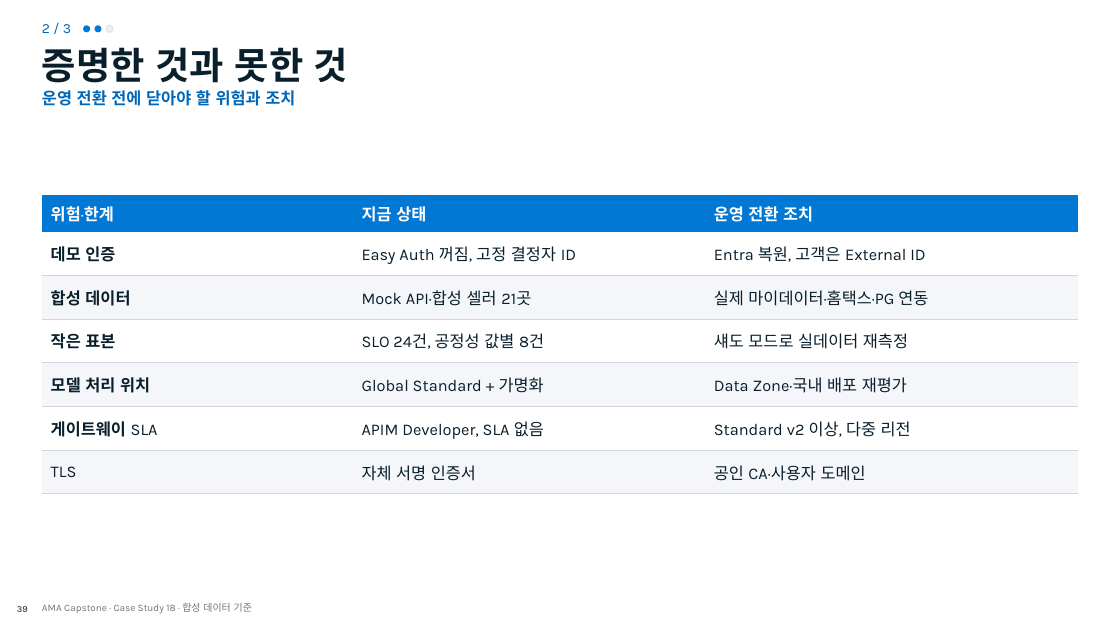
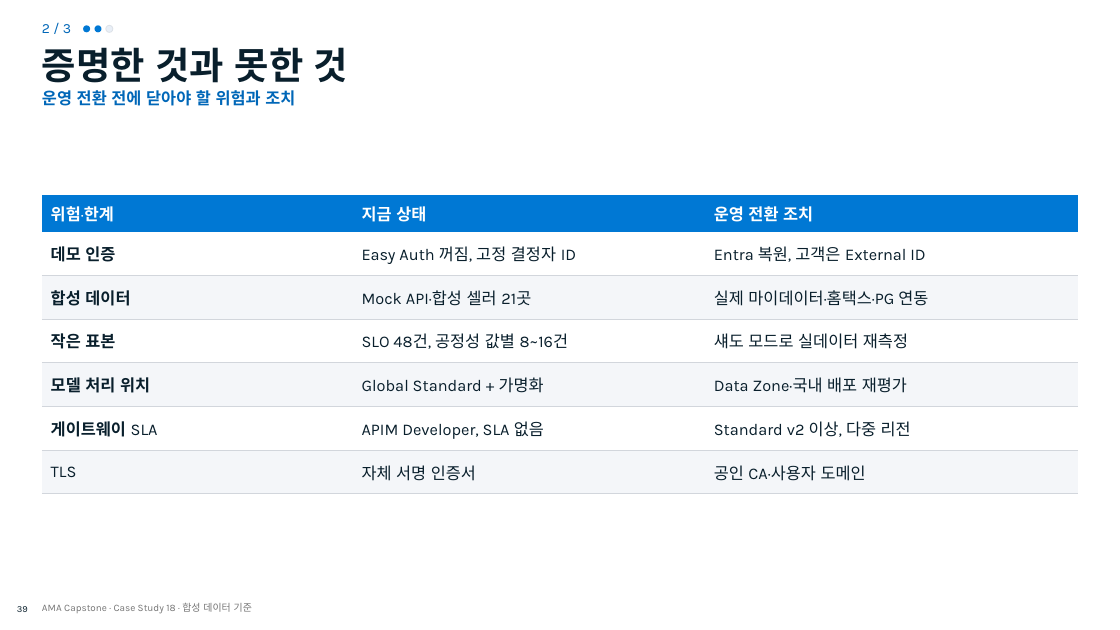
Before and after one commit to freeman9844/ms-ama-04, a slide deck: slide 39 of docs/deck/capstone.pptx. Drawn at 1120x630 pixels with LibreOffice and Linux fonts; fonts in the diff are those of the drawing; background and template pictures are left out. Boxes give left, top, right and bottom in pixels: in the first picture for what was removed or moved away, otherwise in the second. Text is boxed around its words. In the diff, an @@ line names an element or a change of style, - is before the commit and + after.

```diff
--- a/docs/deck/capstone.pptx
+++ b/docs/deck/capstone.pptx
@@ table at [42,196,1078,491] @@
-row 4, column 2: SLO 24건, 공정성 값별 8건
+row 4, column 2: SLO 48건, 공정성 값별 8~16건
```
Also in this commit, not shown: 9 other slides changed, 22 other files.
